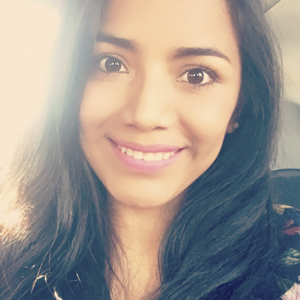
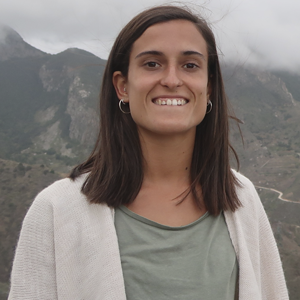
Layers edited between the first and the second w=300, h=300 image:
painted on "Vero" over [0, 0, 300, 300]
